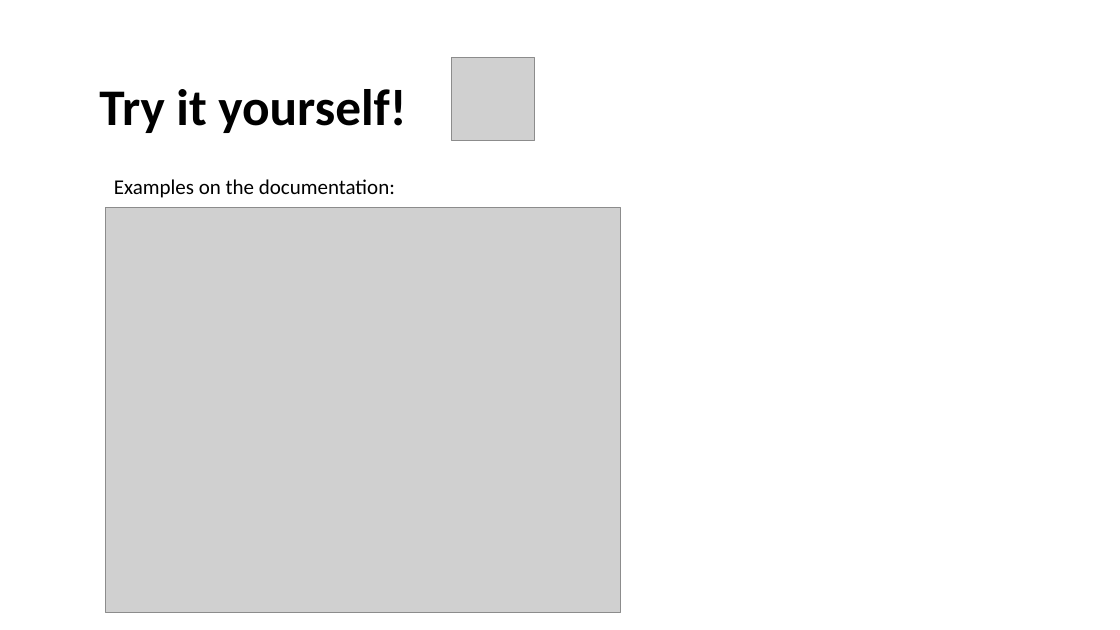
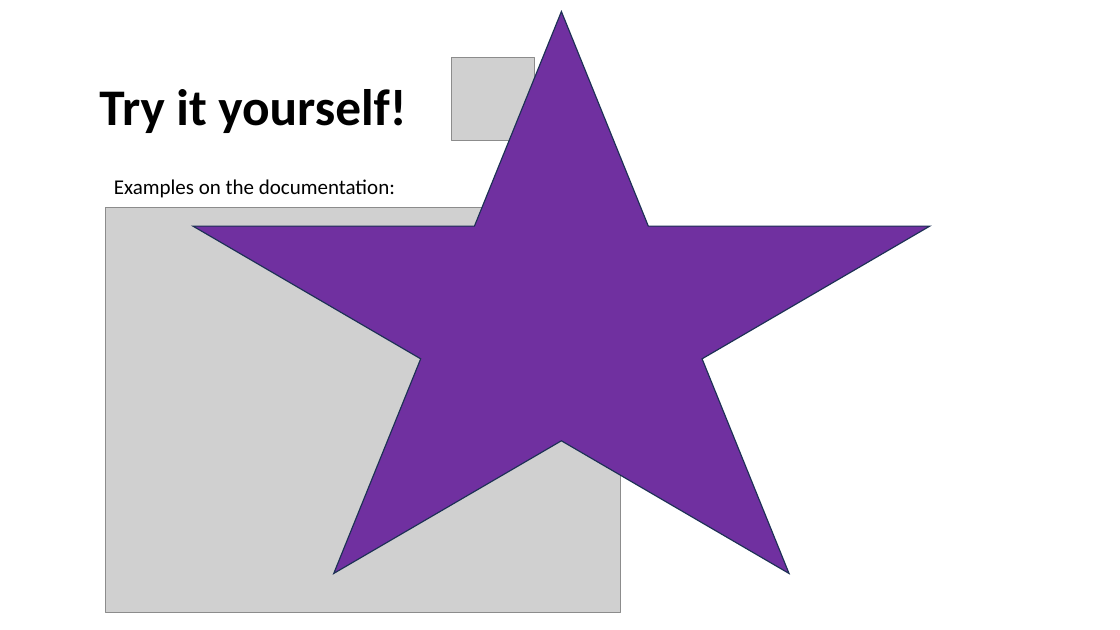
Before and after one commit to hurwitzlab/brc_hazel_training, a slide deck: slide 16 of slides/brc_hazel_week_d3.pptx. Drawn at 1120x630 pixels with LibreOffice and Linux fonts; fonts in the diff are those of the drawing; grey boxes stand for pictures. Boxes give left, top, right and bottom in pixels: in the first picture for what was removed or moved away, otherwise in the second. Text is boxed around its words. In the diff, an @@ line names an element or a change of style, - is before the commit and + after.

```diff
--- a/slides/brc_hazel_week_d3.pptx
+++ b/slides/brc_hazel_week_d3.pptx
@@ star added at (x1=193, y1=12, x2=930, y2=574), fill #7030A0, outline #1E3256 1 pt @@
```
Also in this commit, not shown: 4 other files.
